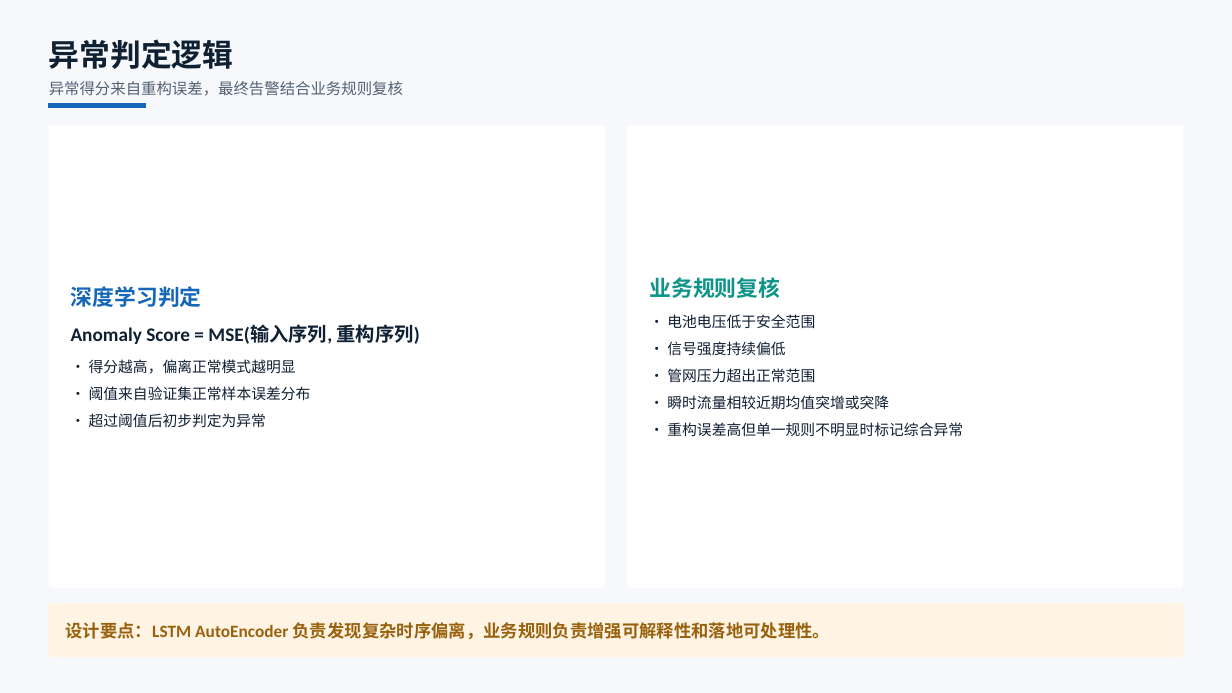
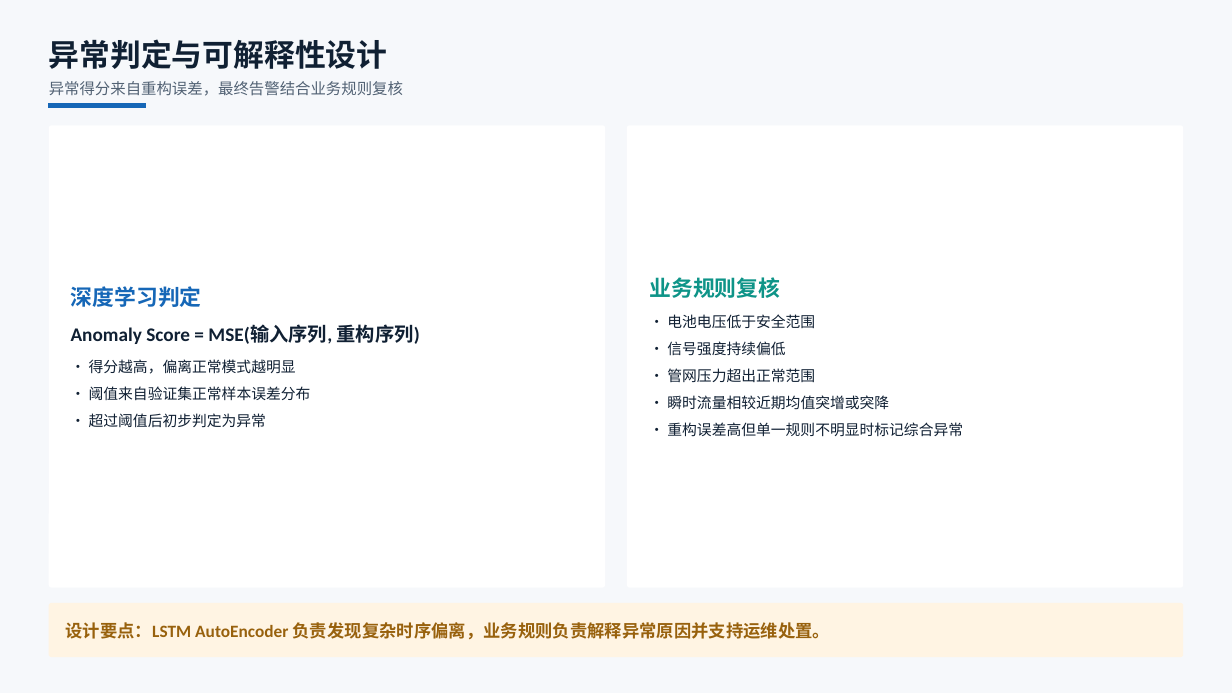
Before and after one commit to solisW/my_thesis_system, a slide deck: slide 10 of docs/2022005052-王晨阳-毕业答辩PPT codex版本.pptx. Drawn at 1232x693 pixels with LibreOffice and Linux fonts; fonts in the diff are those of the drawing. Boxes give left, top, right and bottom in pixels: in the first picture for what was removed or moved away, otherwise in the second. Text is boxed around its words. In the diff, an @@ line names an element or a change of style, - is before the commit and + after.

```diff
--- a/docs/2022005052-王晨阳-毕业答辩PPT codex版本.pptx
+++ b/docs/2022005052-王晨阳-毕业答辩PPT codex版本.pptx
@@ text at bbox=[49, 39, 388, 69]: text changed @@
-异常判定逻辑
+异常判定与可解释性设计
@@ text at bbox=[65, 622, 831, 640]: text changed @@
-设计要点：LSTM AutoEncoder 负责发现复杂时序偏离，业务规则负责增强可解释性和落地可处理性。
+设计要点：LSTM AutoEncoder 负责发现复杂时序偏离，业务规则负责解释异常原因并支持运维处置。
```
Also in this commit, not shown: 17 other slides changed, 50 other files.
